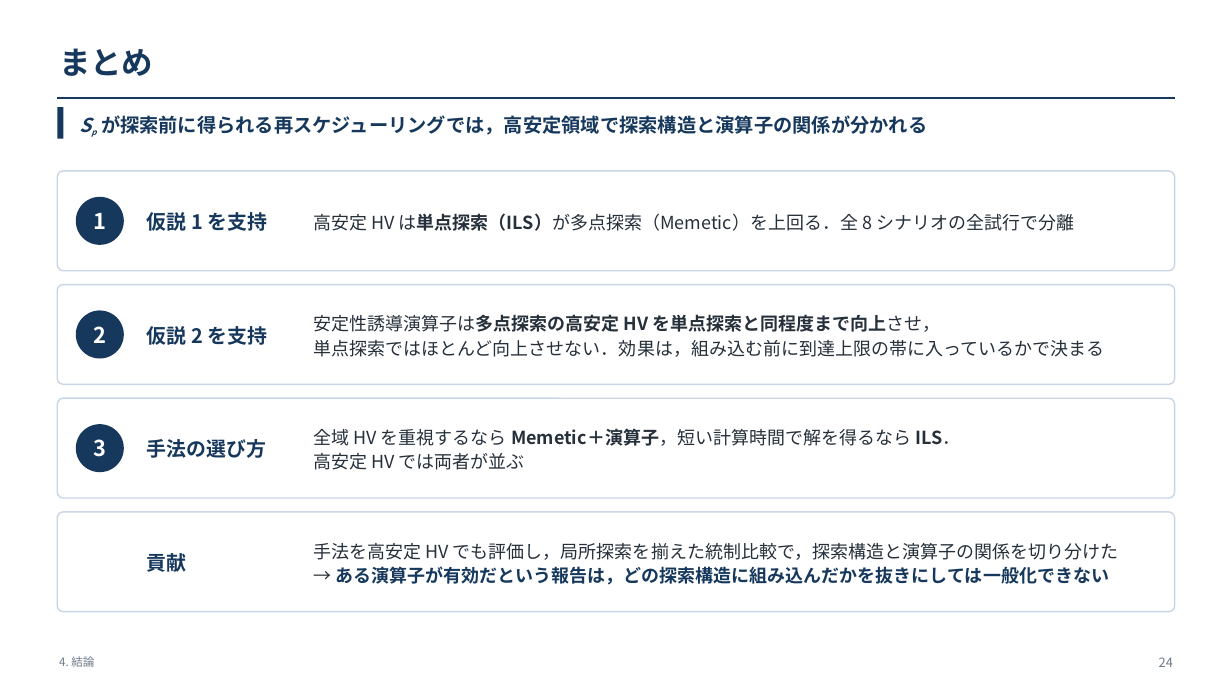
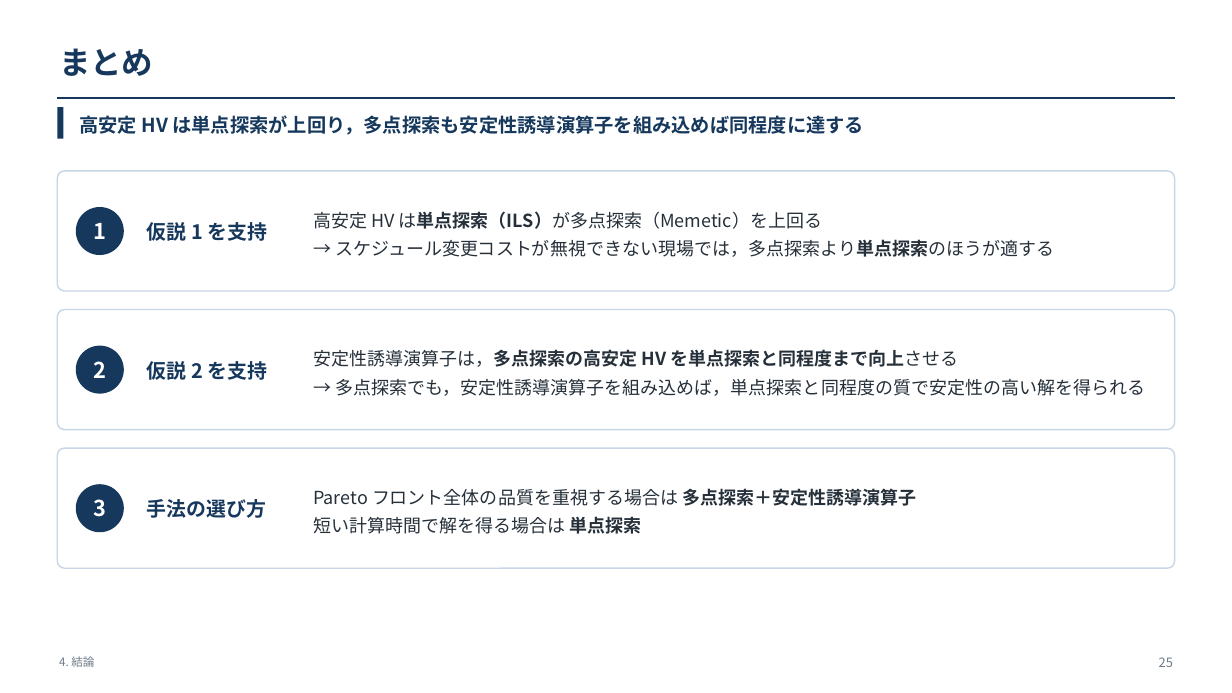
Before and after one commit to kitotakumi/stability_scheduling, a slide deck: slide 25 of doc/presentation_materials/JIMA2026fall_発表.pptx (slide 24 before the commit). Drawn at 1232x693 pixels with LibreOffice and Linux fonts; fonts in the diff are those of the drawing. Boxes give left, top, right and bottom in pixels: in the first picture for what was removed or moved away, otherwise in the second. Text is boxed around its words. In the diff, an @@ line names an element or a change of style, - is before the commit and + after.

```diff
--- a/doc/presentation_materials/JIMA2026fall_発表.pptx
+++ b/doc/presentation_materials/JIMA2026fall_発表.pptx
@@ text at [79,115,864,135]: text changed @@
-Sp が探索前に得られる再スケジューリングでは，高安定領域で探索構造と演算子の関係が分かれる
+高安定 HV は単点探索が上回り，多点探索も安定性誘導演算子を組み込めば同程度に達する
@@ rounded rectangle: place and size @@
-rounded rectangle at [57,171,1175,271]
+rounded rectangle at [57,171,1175,291]
@@ text "仮説 1 を支持": place and size @@
-text "仮説 1 を支持" at [147,212,267,231]
+text "仮説 1 を支持" at [147,222,267,241]
@@ rounded rectangle "1": place and size @@
-rounded rectangle "1" at [76,197,124,245]
+rounded rectangle "1" at [76,207,124,255]
@@ text at [313,211,1054,257]: text changed @@
-高安定 HV は単点探索（ILS）が多点探索（Memetic）を上回る．全 8 シナリオの全試行で分離
+高安定 HV は単点探索（ILS）が多点探索（Memetic）を上回る
+→ スケジュール変更コストが無視できない現場では，多点探索より単点探索のほうが適する
@@ rounded rectangle: place and size @@
-rounded rectangle at [57,285,1175,384]
+rounded rectangle at [57,310,1175,430]
@@ text "仮説 2 を支持": place and size @@
-text "仮説 2 を支持" at [147,326,267,345]
+text "仮説 2 を支持" at [147,361,267,380]
@@ rounded rectangle "2": place and size @@
-rounded rectangle "2" at [76,311,124,359]
+rounded rectangle "2" at [76,346,124,394]
@@ text at [313,349,1145,396]: text changed @@
-安定性誘導演算子は多点探索の高安定 HV を単点探索と同程度まで向上させ，
-単点探索ではほとんど向上させない．効果は，組み込む前に到達上限の帯に入っているかで決まる
+安定性誘導演算子は，多点探索の高安定 HV を単点探索と同程度まで向上させる
+→ 多点探索でも，安定性誘導演算子を組み込めば，単点探索と同程度の質で安定性の高い解を得られる
@@ rounded rectangle: place and size @@
-rounded rectangle at [57,398,1175,498]
+rounded rectangle at [57,448,1175,568]
@@ text "手法の選び方": place and size @@
-text "手法の選び方" at [147,439,266,458]
+text "手法の選び方" at [147,499,266,518]
@@ rounded rectangle "3": place and size @@
-rounded rectangle "3" at [76,424,124,472]
+rounded rectangle "3" at [76,484,124,532]
@@ text at [313,488,916,534]: text changed @@
-全域 HV を重視するなら Memetic＋演算子，短い計算時間で解を得るなら ILS．
-高安定 HV では両者が並ぶ
+Pareto フロント全体の品質を重視する場合は 多点探索＋安定性誘導演算子
+短い計算時間で解を得る場合は 単点探索
@@ rounded rectangle removed at [57,512,1175,612] @@
@@ text removed at [147,553,187,572] @@
-貢献
@@ text removed at [313,543,1119,585] @@
-手法を高安定 HV でも評価し，局所探索を揃えた統制比較で，探索構造と演算子の関係を切り分けた
-→ ある演算子が有効だという報告は，どの探索構造に組み込んだかを抜きにしては一般化できない
@@ text at [1159,657,1173,667]: text changed @@
-24
+25
```
Also in this commit, not shown: 27 other slides changed, 3 slides added, 12 other files.
